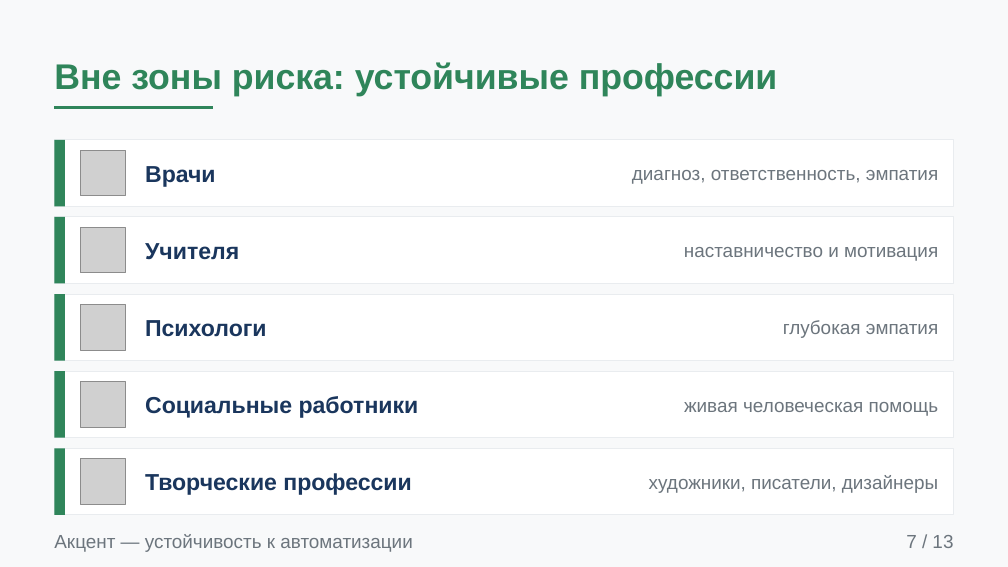
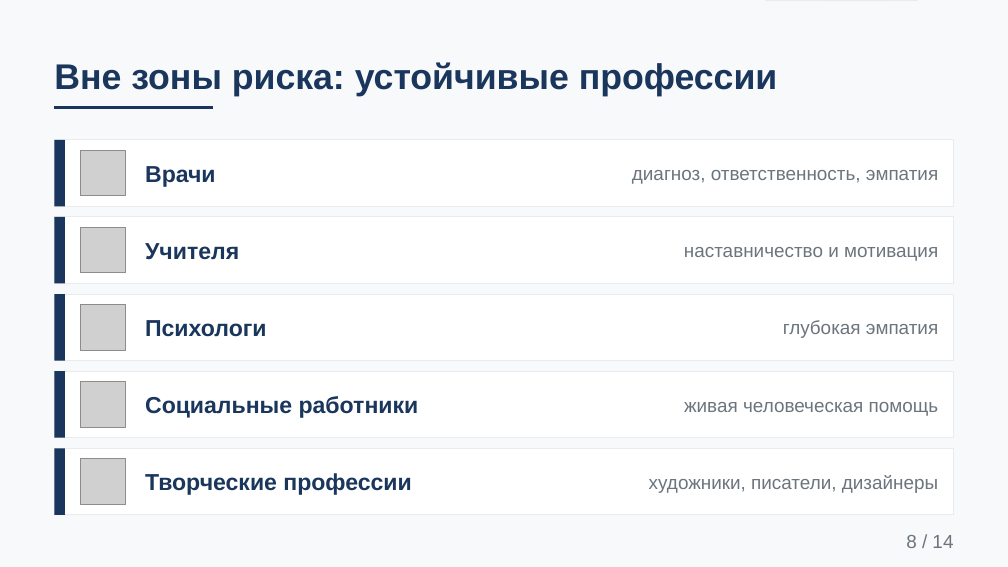
Before and after one commit to Pavel1778/Presentation-version2, a slide deck: slide 8 of future-of-work.pptx (slide 7 before the commit). Drawn at 1008x567 pixels with LibreOffice and Linux fonts; fonts in the diff are those of the drawing; grey boxes stand for pictures. Boxes give left, top, right and bottom in pixels: in the first picture for what was removed or moved away, otherwise in the second. Text is boxed around its words. In the diff, an @@ line names an element or a change of style, - is before the commit and + after.

Commit message:
Rework deck: new author, two-colour palette, patterned backgrounds
- Author set to Kobzev Timoy (IS-24)
- Palette reduced to navy + orange (colour now carries meaning)
- Hook slide added after the cover; deck is 14 slides
- Patterned backgrounds (dot grids, halftones, corner arcs, ribbons)
  and an isotype waffle infographic
- Sources switched to Russian-language editions

```diff
--- a/future-of-work.pptx
+++ b/future-of-work.pptx
@@ arch (boxed as its full ring) added at (766,0,1008,242), outline #E9ECEF 2 pt @@
@@ arch (boxed as its full ring) added at (827,0,1008,181), outline #E9ECEF 2 pt @@
@@ text "Вне зоны риска: устойчивые профессии" at (54,62,778,97): text colour #2F855A to #1A365D @@
@@ line (54, 107) - (213, 107): stroke #2F855A 3 pt to #1A365D 3 pt @@
@@ fill #2F855A to #1A365D in 5 elements at (54,140,65,206), (54,217,65,284), (54,294,65,361), (54,371,65,438), (54,448,65,515) @@
@@ text removed at (54,534,412,552) @@
-Акцент — устойчивость к автоматизации
@@ text at (906,535,953,548): text changed @@
-7 / 13
+8 / 14
```
Also in this commit, not shown: 10 other slides changed, 3 slides added, 2 slides removed, 6 other files.
